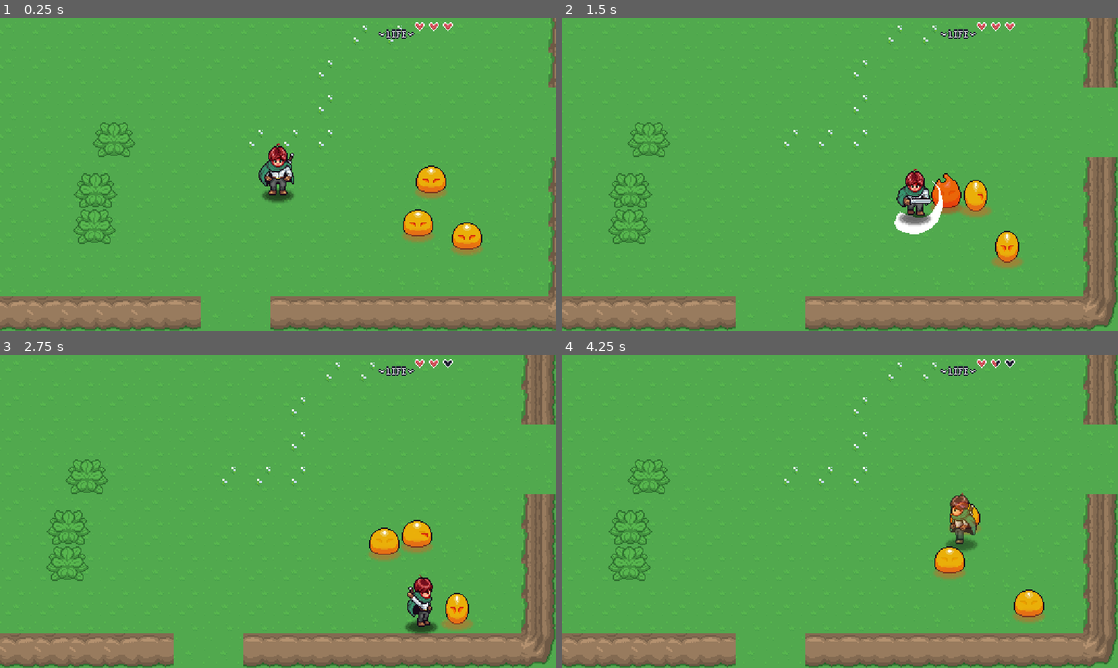
Above: before the commit, frames 1-4 (two rows, left to right).
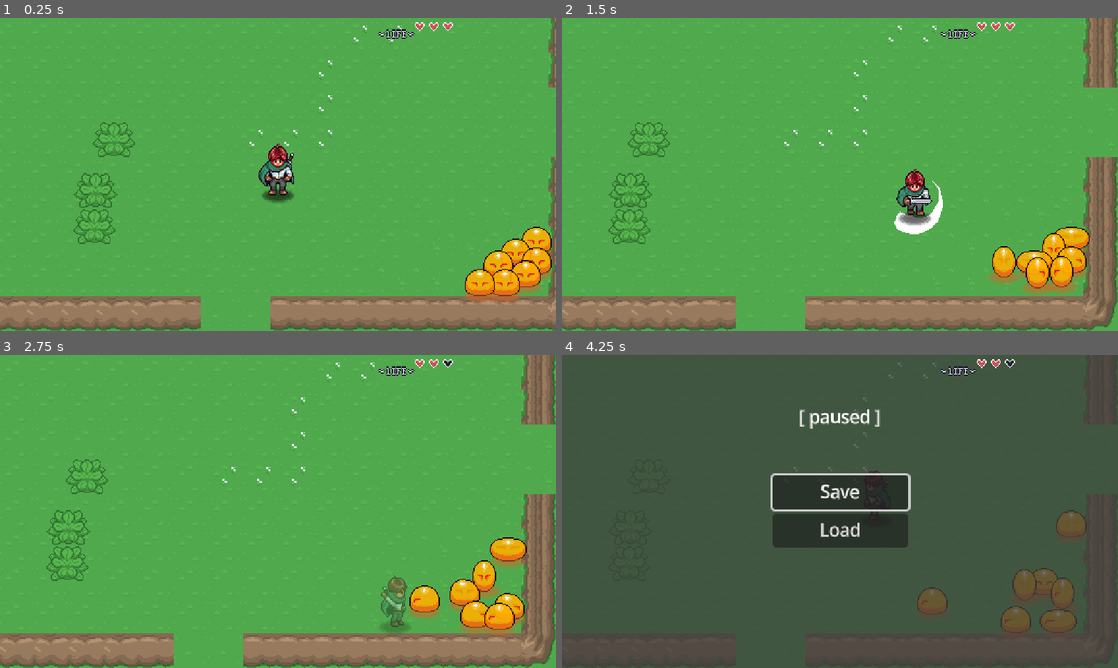
Above: after the commit, the same moments.

Repository: admiralbolt/godot-practice
Game: Godot game, scene res://levels/area01/Area01.tscn
Two runs of this game, one before a commit and one after it. Both use one fixed random seed, a clock stepped at 60 frames per second and the inputs below.
Inputs:
- Up to frame 1 (0.25 s): no input
- Up to frame 2 (1.5 s): hold D (right) 0.53-1.28 s; hold J (attack) 0.53-1.28 s; hold S (down) from 1.28 s (still down); tap J (attack) at 1.35 s
- Up to frame 3 (2.75 s): release S (down) at 2.03 s; hold D (right) from 2.03 s (still down); hold J (attack) from 2.03 s (still down)
- Up to frame 4 (4.25 s): release D (right) at 2.78 s; release J (attack) at 2.78 s; hold W (up) 2.78-3.53 s; tap J (attack) at 2.85 s; hold A (left) from 3.53 s (still down); hold J (attack) from 3.53 s (still down); tap P (pause, bound only after the commit) at 4.15 s

The runs differ from the first frame. In frame 1, 3.9% of the frame differs, in the area x 72-100%, y 47-91%; in frame 2, 3.6%; in frame 3, 5.0%; in frame 4, 100%, in the area x 0-100%, y 0-100%.

Commit message:
Very basic save / load system created.

Diff:
--- a/michael-aarpg/globals/player_manager.gd
+++ b/michael-aarpg/globals/player_manager.gd
@@ -24,3 +24,8 @@
 
 func unparent_player(parent: Node) -> void:
   parent.remove_child(player)
+
+func set_health(health: float, max_health: float) -> void:
+  player.max_health = max_health
+  player.health = health
+  player.update_health(0)
--- /dev/null
+++ b/michael-aarpg/globals/save_manager.gd
@@ -0,0 +1,54 @@
+extends Node
+
+const SAVE_PATH = "user://"
+
+signal game_loaded
+signal game_saved
+
+var current_save: Dictionary = {
+  "scene_path": "",
+  "player": {
+    "health": 1,
+    "max_health": 1,
+    "pos_x": 0,
+    "pos_y": 0
+  },
+  "items": [],
+  "persistence": [],
+  "quests": []
+}
+
+func save_game() -> void:
+  current_save["player"] = {
+    "health": PlayerManager.player.health,
+    "max_health": PlayerManager.player.max_health,
+    "pos_x": PlayerManager.player.global_position.x,
+    "pos_y": PlayerManager.player.global_position.y
+  }
+
+  current_save["scene_path"] = get_tree().current_scene.scene_file_path
+
+  var file: FileAccess = FileAccess.open(SAVE_PATH + "save_game.json", FileAccess.WRITE)
+  file.store_line(JSON.stringify(current_save))
+  file.close()
+  game_saved.emit()
+
+func load_game() -> void:
+  var file: FileAccess = FileAccess.open(SAVE_PATH + "save_game.json", FileAccess.READ)
+  if not file:
+    return
+
+  var json: JSON = JSON.new()
+  json.parse(file.get_line())
+  file.close()
+
+  current_save = json.get_data() as Dictionary
+
+  LevelManager.load_new_level(current_save["scene_path"], "", Vector2.ZERO)
+  await LevelManager.level_load_started
+
+  PlayerManager.set_player_position(Vector2(current_save["player"]["pos_x"], current_save["player"]["pos_y"]))
+  PlayerManager.set_health(current_save["player"]["health"], current_save["player"]["max_health"])
+
+  await LevelManager.level_loaded
+  game_loaded.emit()
--- a/michael-aarpg/levels/area01/Area01.tscn
+++ b/michael-aarpg/levels/area01/Area01.tscn
@@ -38,10 +38,22 @@
 position = Vector2(-33, 446)
 
 [node name="Slime" parent="." unique_id=601651984 instance=ExtResource("6_6yh52")]
-position = Vector2(264, 488)
+position = Vector2(346, 546)
+
+[node name="Slime4" parent="." unique_id=119392788 instance=ExtResource("6_6yh52")]
+position = Vector2(322, 545)
+
+[node name="Slime5" parent="." unique_id=384938766 instance=ExtResource("6_6yh52")]
+position = Vector2(356, 516)
+
+[node name="Slime6" parent="." unique_id=1843600334 instance=ExtResource("6_6yh52")]
+position = Vector2(373, 504)
+
+[node name="Slime7" parent="." unique_id=1689291086 instance=ExtResource("6_6yh52")]
+position = Vector2(338, 526)
 
 [node name="Slime2" parent="." unique_id=1172260264 instance=ExtResource("6_6yh52")]
-position = Vector2(276, 448)
+position = Vector2(360, 535)
 
 [node name="Slime3" parent="." unique_id=1726560470 instance=ExtResource("6_6yh52")]
-position = Vector2(309, 500)
+position = Vector2(376, 522)
--- a/michael-aarpg/project.godot
+++ b/michael-aarpg/project.godot
@@ -21,6 +21,8 @@
 PlayerHud="*uid://byo5hv3cp0pa0"
 PlayerManager="*uid://7dw062vc4wxn"
 SceneTransition="*uid://dybyeeexgd4vp"
+PauseMenu="*uid://ck0u2vhjpshyo"
+SaveManager="*uid://dry47koppyb61"
 
 [display]
 
@@ -36,6 +38,44 @@
 
 [input]
 
+ui_accept={
+"deadzone": 0.5,
+"events": [Object(InputEventKey,"resource_local_to_scene":false,"resource_name":"","device":0,"window_id":0,"alt_pressed":false,"shift_pressed":false,"ctrl_pressed":false,"meta_pressed":false,"pressed":false,"keycode":4194309,"physical_keycode":0,"key_label":0,"unicode":0,"location":0,"echo":false,"script":null)
+, Object(InputEventKey,"resource_local_to_scene":false,"resource_name":"","device":0,"window_id":0,"alt_pressed":false,"shift_pressed":false,"ctrl_pressed":false,"meta_pressed":false,"pressed":false,"keycode":4194310,"physical_keycode":0,"key_label":0,"unicode":0,"location":0,"echo":false,"script":null)
+, Object(InputEventKey,"resource_local_to_scene":false,"resource_name":"","device":0,"window_id":0,"alt_pressed":false,"shift_pressed":false,"ctrl_pressed":false,"meta_pressed":false,"pressed":false,"keycode":32,"physical_keycode":0,"key_label":0,"unicode":32,"location":0,"echo":false,"script":null)
+, Object(InputEventKey,"resource_local_to_scene":false,"resource_name":"","device":-1,"window_id":0,"alt_pressed":false,"shift_pressed":false,"ctrl_pressed":false,"meta_pressed":false,"pressed":false,"keycode":0,"physical_keycode":74,"key_label":0,"unicode":106,"location":0,"echo":false,"script":null)
+]
+}
+ui_cancel={
+"deadzone": 0.5,
+"events": [Object(InputEventKey,"resource_local_to_scene":false,"resource_name":"","device":0,"window_id":0,"alt_pressed":false,"shift_pressed":false,"ctrl_pressed":false,"meta_pressed":false,"pressed":false,"keycode":4194305,"physical_keycode":0,"key_label":0,"unicode":0,"location":0,"echo":false,"script":null)
+, Object(InputEventKey,"resource_local_to_scene":false,"resource_name":"","device":-1,"window_id":0,"alt_pressed":false,"shift_pressed":false,"ctrl_pressed":false,"meta_pressed":false,"pressed":false,"keycode":0,"physical_keycode":75,"key_label":0,"unicode":107,"location":0,"echo":false,"script":null)
+]
+}
+ui_right={
+"deadzone": 0.5,
+"events": [Object(InputEventKey,"resource_local_to_scene":false,"resource_name":"","device":0,"window_id":0,"alt_pressed":false,"shift_pressed":false,"ctrl_pressed":false,"meta_pressed":false,"pressed":false,"keycode":4194321,"physical_keycode":0,"key_label":0,"unicode":0,"location":0,"echo":false,"script":null)
+, Object(InputEventJoypadButton,"resource_local_to_scene":false,"resource_name":"","device":-1,"button_index":14,"pressure":0.0,"pressed":false,"script":null)
+, Object(InputEventJoypadMotion,"resource_local_to_scene":false,"resource_name":"","device":-1,"axis":0,"axis_value":1.0,"script":null)
+, Object(InputEventKey,"resource_local_to_scene":false,"resource_name":"","device":-1,"window_id":0,"alt_pressed":false,"shift_pressed":false,"ctrl_pressed":false,"meta_pressed":false,"pressed":false,"keycode":0,"physical_keycode":68,"key_label":0,"unicode":100,"location":0,"echo":false,"script":null)
+]
+}
+ui_up={
+"deadzone": 0.5,
+"events": [Object(InputEventKey,"resource_local_to_scene":false,"resource_name":"","device":0,"window_id":0,"alt_pressed":false,"shift_pressed":false,"ctrl_pressed":false,"meta_pressed":false,"pressed":false,"keycode":4194320,"physical_keycode":0,"key_label":0,"unicode":0,"location":0,"echo":false,"script":null)
+, Object(InputEventJoypadButton,"resource_local_to_scene":false,"resource_name":"","device":-1,"button_index":11,"pressure":0.0,"pressed":false,"script":null)
+, Object(InputEventJoypadMotion,"resource_local_to_scene":false,"resource_name":"","device":-1,"axis":1,"axis_value":-1.0,"script":null)
+, Object(InputEventKey,"resource_local_to_scene":false,"resource_name":"","device":-1,"window_id":0,"alt_pressed":false,"shift_pressed":false,"ctrl_pressed":false,"meta_pressed":false,"pressed":false,"keycode":0,"physical_keycode":87,"key_label":0,"unicode":119,"location":0,"echo":false,"script":null)
+]
+}
+ui_down={
+"deadzone": 0.5,
+"events": [Object(InputEventKey,"resource_local_to_scene":false,"resource_name":"","device":0,"window_id":0,"alt_pressed":false,"shift_pressed":false,"ctrl_pressed":false,"meta_pressed":false,"pressed":false,"keycode":4194322,"physical_keycode":0,"key_label":0,"unicode":0,"location":0,"echo":false,"script":null)
+, Object(InputEventJoypadButton,"resource_local_to_scene":false,"resource_name":"","device":-1,"button_index":12,"pressure":0.0,"pressed":false,"script":null)
+, Object(InputEventJoypadMotion,"resource_local_to_scene":false,"resource_name":"","device":-1,"axis":1,"axis_value":1.0,"script":null)
+, Object(InputEventKey,"resource_local_to_scene":false,"resource_name":"","device":-1,"window_id":0,"alt_pressed":false,"shift_pressed":false,"ctrl_pressed":false,"meta_pressed":false,"pressed":false,"keycode":0,"physical_keycode":83,"key_label":0,"unicode":115,"location":0,"echo":false,"script":null)
+]
+}
 up={
 "deadzone": 0.2,
 "events": [Object(InputEventKey,"resource_local_to_scene":false,"resource_name":"","device":-1,"window_id":0,"alt_press …(192 unchanged characters)…
@@ -61,6 +101,11 @@
 "events": [Object(InputEventKey,"resource_local_to_scene":false,"resource_name":"","device":-1,"window_id":0,"alt_press …(192 unchanged characters)…
 ]
 }
+pause={
+"deadzone": 0.2,
+"events": [Object(InputEventKey,"resource_local_to_scene":false,"resource_name":"","device":-1,"window_id":0,"alt_pressed":false,"shift_pressed":false,"ctrl_pressed":false,"meta_pressed":false,"pressed":false,"keycode":0,"physical_keycode":80,"key_label":0,"unicode":112,"location":0,"echo":false,"script":null)
+]
+}
 
 [layer_names]
 
--- /dev/null
+++ b/michael-aarpg/ui/PauseMenu.tscn
@@ -0,0 +1,49 @@
+[gd_scene format=3 uid="uid://ck0u2vhjpshyo"]
+
+[ext_resource type="Script" uid="uid://o3rxw0jquj0v" path="res://ui/pause_menu.gd" id="1_c7v6e"]
+
+[node name="PauseMenu" type="CanvasLayer" unique_id=259825762]
+process_mode = 3
+script = ExtResource("1_c7v6e")
+
+[node name="ColorRect" type="ColorRect" parent="." unique_id=857938789]
+anchors_preset = 15
+anchor_right = 1.0
+anchor_bottom = 1.0
+grow_horizontal = 2
+grow_vertical = 2
+color = Color(0.23529412, 0.23529412, 0.23529412, 0.7607843)
+
+[node name="VBoxContainer" type="VBoxContainer" parent="." unique_id=418151939]
+anchors_preset = 8
+anchor_left = 0.5
+anchor_top = 0.5
+anchor_right = 0.5
+anchor_bottom = 0.5
+offset_left = -62.5
+offset_top = -33.5
+offset_right = 62.5
+offset_bottom = 33.5
+grow_horizontal = 2
+grow_vertical = 2
+
+[node name="ButtonSave" type="Button" parent="VBoxContainer" unique_id=2059835845]
+layout_mode = 2
+focus_neighbor_top = NodePath("../ButtonLoad")
+text = "Save"
+
+[node name="ButtonLoad" type="Button" parent="VBoxContainer" unique_id=698070868]
+layout_mode = 2
+focus_neighbor_bottom = NodePath("../ButtonSave")
+text = "Load"
+
+[node name="Label" type="Label" parent="." unique_id=782093785]
+anchors_preset = 5
+anchor_left = 0.5
+anchor_right = 0.5
+offset_left = -38.0
+offset_top = 46.0
+offset_right = 38.0
+offset_bottom = 69.0
+grow_horizontal = 2
+text = "[ paused ]"
--- /dev/null
+++ b/michael-aarpg/ui/pause_menu.gd
@@ -0,0 +1,36 @@
+extends CanvasLayer
+
+@onready var button_save: Button = $VBoxContainer/ButtonSave
+@onready var button_load: Button = $VBoxContainer/ButtonLoad
+
+func _ready() -> void:
+  set_pause_menu(false)
+  button_save.pressed.connect(_on_button_save_pressed)
+  button_load.pressed.connect(_on_button_load_pressed)
+
+func _on_button_save_pressed() -> void:
+  if not visible:
+    return
+
+  SaveManager.save_game()
+  set_pause_menu(false)
+
+func _on_button_load_pressed() -> void:
+  if not visible:
+    return
+
+  SaveManager.load_game()
+  await LevelManager.level_load_started
+  set_pause_menu(false)
+
+func set_pause_menu(status: bool) -> void:
+  get_tree().paused = status
+  visible = status
+  if status:
+    button_save.grab_focus()
+
+func _unhandled_input(event: InputEvent) -> void:
+  if event.is_action_pressed("pause"):
+    set_pause_menu(not visible)
+
+    get_viewport().set_input_as_handled()
--- a/michael-aarpg/ui/player_hud.tscn
+++ b/michael-aarpg/ui/player_hud.tscn
@@ -15,6 +15,7 @@
 anchor_bottom = 1.0
 grow_horizontal = 2
 grow_vertical = 2
+mouse_filter = 2
 
 [node name="Sprite2D" type="Sprite2D" parent="Control" unique_id=415446775]
 position = Vector2(365, 15)
Not shown, added: michael-aarpg/globals/save_manager.gd.uid
Not shown, added: michael-aarpg/ui/pause_menu.gd.uid
